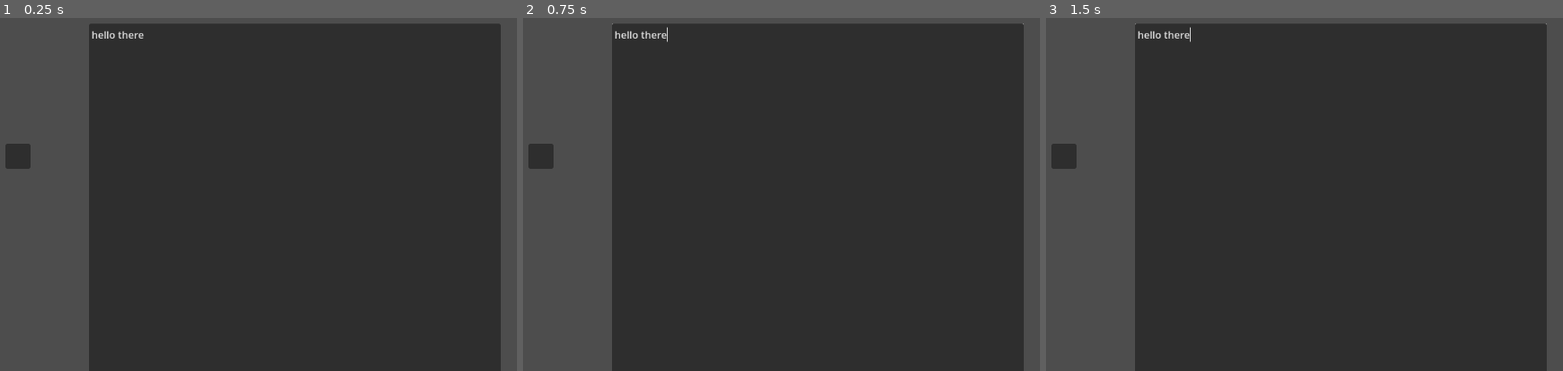
Above: before the commit, frames 1-3 (left to right).
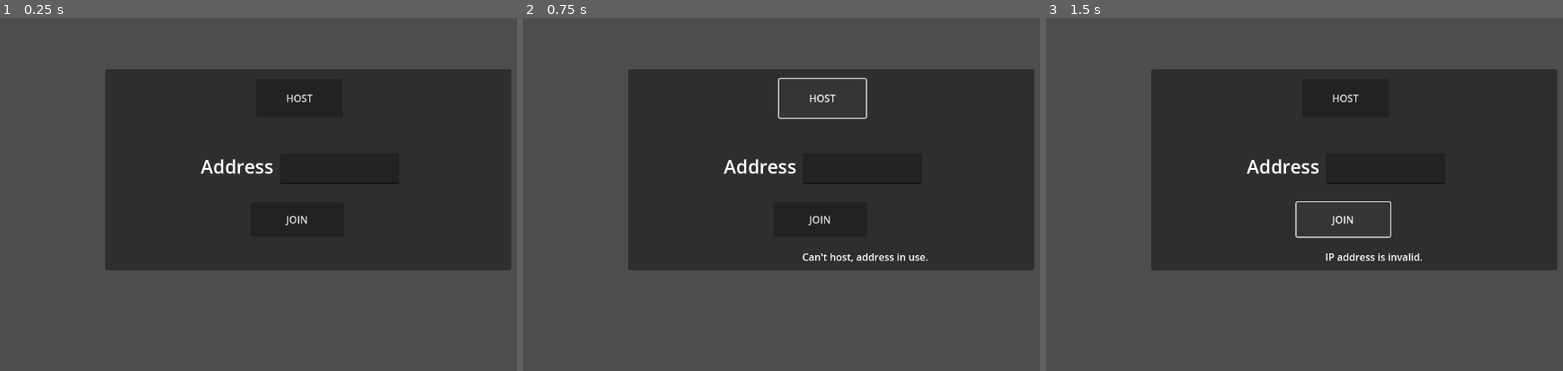
Above: after the commit, the same moments.

Repository: tombash766/recipe-redactor
Game: Godot game, scene res://lobby.tscn
Two runs of this game, one before a commit and one after it. Both use one fixed random seed, a clock stepped at 60 frames per second and the inputs below. Before the commit the project starts from res://main.tscn.
Inputs (mouse positions are in pixels of both pictures, inside the frame that each line leads up to):
- Up to frame 1 (0.25 s): no input
- Up to frame 2 (0.75 s): click (822, 99) at 0.5 s, where only the run after the commit has a clickable "HOST"
- Up to frame 3 (1.5 s): click (1340, 219) at 1.25 s, where only the run after the commit has a clickable "JOIN"

The runs differ from the first frame. In frame 1, 36% of the frame differs, in the area x 1-99%, y 1-100%; in frame 2, 37%; in frame 3, 37%.

Commit message:
Add lobby

Diff:
--- /dev/null
+++ b/lobby.tscn
@@ -0,0 +1,96 @@
+[gd_scene load_steps=3 format=3 uid="uid://bkyb73ch8c2nq"]
+
+[ext_resource type="Script" uid="uid://cfwyhtty6vhbf" path="res://script/lobby.gd" id="1_ll2xe"]
+
+[sub_resource type="LabelSettings" id="LabelSettings_ll2xe"]
+font_size = 30
+
+[node name="Lobby" type="Control"]
+layout_mode = 3
+anchors_preset = 15
+anchor_right = 1.0
+anchor_bottom = 1.0
+grow_horizontal = 2
+grow_vertical = 2
+
+[node name="LobbyPanel" type="Panel" parent="."]
+layout_mode = 1
+anchors_preset = 8
+anchor_left = 0.5
+anchor_top = 0.5
+anchor_right = 0.5
+anchor_bottom = 0.5
+offset_left = -325.5
+offset_top = -161.5
+offset_right = 325.5
+offset_bottom = 161.5
+grow_horizontal = 2
+grow_vertical = 2
+script = ExtResource("1_ll2xe")
+
+[node name="StatusOk" type="Label" parent="LobbyPanel"]
+layout_mode = 0
+offset_left = 155.0
+offset_top = 285.0
+offset_right = 269.0
+offset_bottom = 332.0
+
+[node name="HostButton" type="Button" parent="LobbyPanel"]
+layout_mode = 1
+anchors_preset = 8
+anchor_left = 0.5
+anchor_top = 0.5
+anchor_right = 0.5
+anchor_bottom = 0.5
+offset_left = -84.0
+offset_top = -146.0
+offset_right = 55.0
+offset_bottom = -84.0
+grow_horizontal = 2
+grow_vertical = 2
+size_flags_horizontal = 4
+size_flags_vertical = 4
+text = "HOST"
+
+[node name="JoinButton" type="Button" parent="LobbyPanel"]
+layout_mode = 1
+anchors_preset = 8
+anchor_left = 0.5
+anchor_top = 0.5
+anchor_right = 0.5
+anchor_bottom = 0.5
+offset_left = -93.0
+offset_top = 52.0
+offset_right = 57.0
+offset_bottom = 107.0
+grow_horizontal = 2
+grow_vertical = 2
+size_flags_horizontal = 4
+size_flags_vertical = 4
+text = "JOIN"
+
+[node name="Address" type="LineEdit" parent="LobbyPanel"]
+layout_mode = 0
+offset_left = 279.5
+offset_top = 134.5
+offset_right = 470.5
+offset_bottom = 184.5
+
+[node name="AddressLabel" type="Label" parent="LobbyPanel"]
+layout_mode = 0
+offset_left = 152.5
+offset_top = 134.5
+offset_right = 278.5
+offset_bottom = 191.5
+text = "Address"
+label_settings = SubResource("LabelSettings_ll2xe")
+
+[node name="StatusFail" type="Label" parent="LobbyPanel"]
+layout_mode = 0
+offset_left = 279.0
+offset_top = 290.0
+offset_right = 393.0
+offset_bottom = 337.0
+
+[connection signal="pressed" from="LobbyPanel/HostButton" to="LobbyPanel" method="_on_host_pressed"]
+[connection signal="pressed" from="LobbyPanel/JoinButton" to="LobbyPanel" method="_on_join_pressed"]
--- a/main.tscn
+++ /dev/null
@@ -1,22 +0,0 @@
-[gd_scene format=3 uid="uid://r23xhgeqne0q"]
-
-[node name="Node2D" type="Node2D"]
-
-[node name="Panel" type="Panel" parent="."]
-offset_left = 91.0
-offset_top = 283.0
-offset_right = 131.0
-offset_bottom = 323.0
-
-[node name="RichTextLabel" type="RichTextLabel" parent="."]
-offset_left = 119.0
-offset_top = 106.0
-offset_right = 159.0
-offset_bottom = 146.0
-
-[node name="TextEdit" type="TextEdit" parent="."]
-offset_left = 225.0
-offset_top = 90.0
-offset_right = 885.0
-offset_bottom = 803.0
-text = "hello there"
--- a/project.godot
+++ b/project.godot
@@ -11,8 +11,8 @@
 [application]
 
 config/name="Recipe Redactor"
-run/main_scene="uid://r23xhgeqne0q"
-config/features=PackedStringArray("4.4", "GL Compatibility")
+run/main_scene="uid://bkyb73ch8c2nq"
+config/features=PackedStringArray("4.5", "GL Compatibility")
 config/icon="res://icon.svg"
 
 [rendering]
--- /dev/null
+++ b/script/lobby.gd
@@ -0,0 +1,122 @@
+extends Control
+
+const DEFAULT_PORT = 8910
+
+@onready var address: LineEdit = $Address
+@onready var host_button: Button = $HostButton
+@onready var join_button: Button = $JoinButton
+@onready var status_ok: Label = $StatusOk
+@onready var status_fail: Label = $StatusFail
+#@onready var port_forward_label: Label = $PortForward
+#@onready var find_public_ip_button: LinkButton = $FindPublicIP
+
+var peer: ENetMultiplayerPeer
+
+func _ready() -> void:
+	# Connect all the callbacks related to networking.
+	multiplayer.peer_connected.connect(_player_connected)
+	multiplayer.peer_disconnected.connect(_player_disconnected)
+	multiplayer.connected_to_server.connect(_connected_ok)
+	multiplayer.connection_failed.connect(_connected_fail)
+	multiplayer.server_disconnected.connect(_server_disconnected)
+
+#region Network callbacks from SceneTree
+# Callback from SceneTree.
+func _player_connected(_id: int) -> void:
+	# Someone connected, start the game!
+	var main: Node2D = load("res://main.tscn").instantiate()
+	# Connect deferred so we can safely erase it from the callback.
+	main.game_finished.connect(_end_game, CONNECT_DEFERRED)
+
+	get_tree().get_root().add_child(main)
+	hide()
+
+func _player_disconnected(_id: int) -> void:
+	if multiplayer.is_server():
+		_end_game("Client disconnected.")
+	else:
+		_end_game("Server disconnected.")
+
+
+# Callback from SceneTree, only for clients (not server).
+func _connected_ok() -> void:
+	pass # This function is not needed for this project.
+
+
+# Callback from SceneTree, only for clients (not server).
+func _connected_fail() -> void:
+	_set_status("Couldn't connect.", false)
+
+	multiplayer.set_multiplayer_peer(null)  # Remove peer.
+	host_button.set_disabled(false)
+	join_button.set_disabled(false)
+
+
+func _server_disconnected() -> void:
+	_end_game("Server disconnected.")
+#endregion
+
+#region Game creation methods
+func _end_game(with_error: String = "") -> void:
+	if has_node(^"/root/Pong"):
+		# Erase immediately, otherwise network might show
+		# errors (this is why we connected deferred above).
+		get_node(^"/root/Pong").free()
+		show()
+
+	multiplayer.set_multiplayer_peer(null)  # Remove peer.
+	host_button.set_disabled(false)
+	join_button.set_disabled(false)
+
+	_set_status(with_error, false)
+
+
+func _set_status(text: String, is_ok: bool) -> void:
+	# Simple way to show status.
+	if is_ok:
+		status_ok.set_text(text)
+		status_fail.set_text("")
+	else:
+		status_ok.set_text("")
+		status_fail.set_text(text)
+
+
+func _on_host_pressed() -> void:
+	peer = ENetMultiplayerPeer.new()
+	# Set a maximum of 1 peer, since Pong is a 2-player game.
+	var err := peer.create_server(DEFAULT_PORT, 1)
+	if err != OK:
+		# Is another server running?
+		_set_status("Can't host, address in use.",false)
+		return
+	peer.get_host().compress(ENetConnection.COMPRESS_RANGE_CODER)
+
+	multiplayer.set_multiplayer_peer(peer)
+	host_button.set_disabled(true)
+	join_button.set_disabled(true)
+	_set_status("Waiting for player...", true)
+	get_window().title = ProjectSettings.get_setting("application/config/name") + ": Server"
+
+	# Only show hosting instructions when relevant.
+	#port_forward_label.visible = true
+	#find_public_ip_button.visible = true
+
+
+func _on_join_pressed() -> void:
+	print("bruh")
+	var ip := address.get_text()
+	if not ip.is_valid_ip_address():
+		_set_status("IP address is invalid.", false)
+		return
+
+	peer = ENetMultiplayerPeer.new()
+	peer.create_client(ip, DEFAULT_PORT)
+	peer.get_host().compress(ENetConnection.COMPRESS_RANGE_CODER)
+	multiplayer.set_multiplayer_peer(peer)
+
+	_set_status("Connecting...", true)
+	get_window().title = ProjectSettings.get_setting("application/config/name") + ": Client"
+#endregion
+
+func _on_find_public_ip_pressed() -> void:
+	OS.shell_open("https://icanhazip.com/")
Not shown, changed: icon.svg.import
Not shown, added: script/lobby.gd.uid
